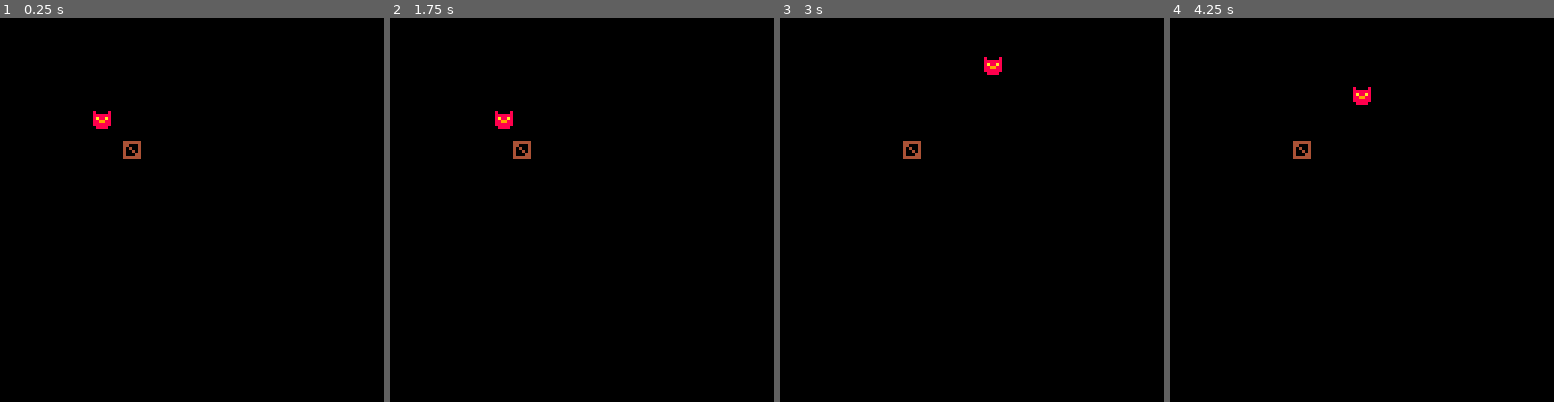
Above: before the commit, frames 1-4 (left to right).
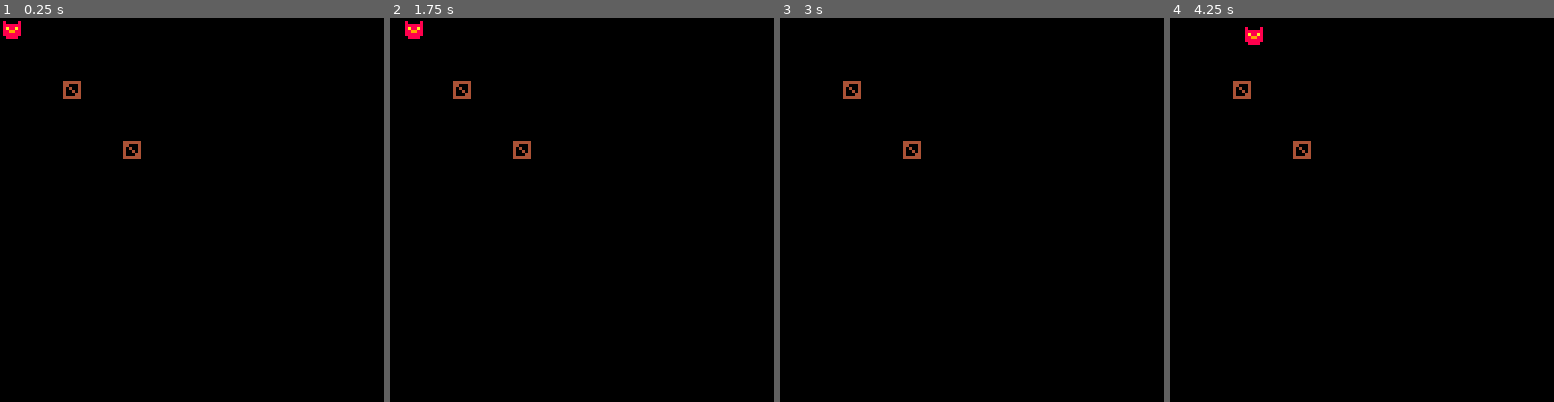
Above: after the commit, the same moments.

Repository: MinhQuan0402/Pico8_A2
Game: PICO-8 cartridge dylan_work.p8
Same seed, same stepped clock (60 frames per second), same inputs: the game is played once before the commit and once after it.
Inputs:
- Up to frame 1 (0.25 s): no input
- Up to frame 2 (1.75 s): hold Right from 1.6 s (still down)
- Up to frame 3 (3 s): release Right at 2.1 s; hold Up 2.15-2.42 s; hold Right from 2.47 s (still down)
- Up to frame 4 (4.25 s): release Right at 3.03 s; hold Left 3.08-3.58 s; hold Down 3.63-3.97 s; hold Right from 4.02 s (still down)

The runs differ from the first frame. In frame 1, 0.5% of the frame differs, in the area x 0-29%, y 0-29%; in frame 2, 0.5%; in frame 3, 0.3%; in frame 4, 0.5%.

Commit message:
Add files via upload

Diff:
--- a/dylan_work.p8
+++ b/dylan_work.p8
@@ -2,16 +2,17 @@
 version 42
 __lua__
 player = {
-  x = 30,
-  y = 30,
+  x = 0,
+  y = 0,
   fdirx = 0,
   fdiry = 0,
   width = 0,
   height = 0,
-  offsetx = 1,
-  offsety = 0
+  offsetx = 0,
+  offsety = 0,
+  isfacingright = true
 }
-player._index = player
+player.__index = player
 
 function player:new (x , y, width, height, offsetx, offsety)
   local instance = setmetatable({}, self)
@@ -23,45 +24,51 @@
   instance.offsety = offsety
   instance.fdirx = 0
   instance.fdiry = 0
+  instance.isfacingright = true
   return instance
 end
 
-function player:reset_dir ()
+function player:movement ()
   self.fdirx = 0
   self.fdiry = 0
-end
-
-function player:movement ()
   if btn(➡️) then
-  	self.fdirx = 1
+    self.fdirx = 1
   end
   if btn(⬅️) then
-  	self.fdirx = -1
+    self.fdirx = -1
   end
 
   if btn(⬆️) then
-  	self.fdiry = -1
+    self.fdiry = -1
   end
   if btn(⬇️) then
-  	self.fdiry = 1
+    self.fdiry = 1
   end
+
+  if self.fdirx == 1 then
+    self.isfacingright = true
+  end
+  if self.fdirx == -1 then
+    self.isfacingright = false
+  end
+
   self.x += self.fdirx * 1
   self.y += self.fdiry * 1
 end
 
-function player:_draw()
-  spr(1, self.x, self.y)
+function player:render()
+  spr(1, self.x, self.y, 1, 1, self.isfacingright)
 end
 
 function _init()
 	 p = player:new(63, 63, 7, 6, 1, 0)
   objs = {}
   make_obj(40,40,6,6,0,false,1,0,0)
+  make_obj(20,20,6,6,0,true,2,0,0)
 end
 
 function _update()
   --print_player_attributes()
-  player:reset_dir()
   update_objs()
   player:movement()
   check_obj_collision()
@@ -70,7 +77,7 @@
 function _draw()
   cls()
   render_objs()
-  player:_draw()
+  player:render()
 end
 
 function make_obj (x, y, width, height, spriteid, interactive, id, offsetx, offsety) --dylan
@@ -97,21 +104,46 @@
 
 function update_objs () --dylan
   for obj in all(objs) do
-    print(obj.x)
-    print(obj.y)
-    print(obj.width)
-    print(obj.height)
-    print(obj.offsetx)
-    print(obj.offsety)
+    --do something
   end
 end
 
+
 function check_obj_collision() --dylan
   for obj in all(objs) do
-    --if player is colliding to left or right of obj then
-    if (((player.x+player.offsetx+player.width*0.5) >= (obj.x+obj.offsetx-obj.width*0.5)) and ((player.x+player.offsetx+player.width*0.5) <= (obj.x+obj.offsetx+obj.width*0.5))) or (((player.x+player.offsetx-player.width*0.5) >= (obj.x+obj.offsetx-obj.width*0.5)) and ((player.x+player.offsetx-player.width*0.5) <= (obj.x+obj.offsetx+obj.width*0.5))) and (((player.y+player.offsety+player.height*0.5) >= (obj.y+obj.offsety-obj.height*0.5)) and ((player.y+player.offsety+player.height*0.5) <= (obj.y+obj.offsety+obj.height*0.5))) or (((player.y+player.offsety-player.height*0.5) >= (obj.y+obj.offsety-obj.height*0.5)) and ((player.y+player.offsety-player.height*0.5) <= (obj.y+obj.offsety+obj.height*0.5))) then
-      player.x += (player.x+player.offsetx+player.width*0.5-obj.x+obj.offsetx-obj.width*0.5) * -player.fdirx
-      player.y += player.y+player.offsety+player.height*0.5-obj.y+obj.offsety-obj.height*0.5 * -player.fdiry
+    if (((player.x+player.offsetx+player.width*0.5) >= (obj.x+obj.offsetx-obj.width*0.5)) and ((player.x+player.offsetx+player.width*0.5) <= (obj.x+obj.offsetx+obj.width*0.5)) or ((player.x+player.offsetx-player.width*0.5) >= (obj.x+obj.offsetx-obj.width*0.5)) and ((player.x+player.offsetx-player.width*0.5) <= (obj.x+obj.offsetx+obj.width*0.5))) and (((player.y+player.offsety+player.height*0.5) >= (obj.y+obj.offsety-obj.height*0.5)) and ((player.y+player.offsety+player.height*0.5) <= (obj.y+obj.offsety+obj.height*0.5)) or ((player.y+player.offsety-player.height*0.5) >= (obj.y+obj.offsety-obj.height*0.5)) and ((player.y+player.offsety-player.height*0.5) <= (obj.y+obj.offsety+obj.height*0.5))) then
+      if obj.interactive == false then
+        if player.fdirx != 0 then
+          player.x -= ((player.width * 0.5 + obj.width * 0.5) - abs(player.x - obj.x)) * player.fdirx
+        end
+        if player.fdiry != 0 then
+          player.y -= ((player.height * 0.5 + obj.height * 0.5) - abs(player.y - obj.y)) * player.fdiry
+        end
+      end
+      if obj.interactive == true then
+        if player.fdirx != 0 then
+          obj.x += ((player.width * 0.5 + obj.width * 0.5) - abs(player.x - obj.x)) * player.fdirx
+        end
+        if player.fdiry != 0 then
+          obj.y += ((player.height * 0.5 + obj.height * 0.5) - abs(player.y - obj.y)) * player.fdiry
+        end
+        for obj2 in all (objs) do
+          if obj2.id != obj.id then
+            if (((obj2.x+obj2.offsetx+obj2.width*0.5) >= (obj.x+obj.offsetx-obj.width*0.5)) and ((obj2.x+obj2.offsetx+obj2.width*0.5) <= (obj.x+obj.offsetx+obj.width*0.5)) or ((obj2.x+obj2.offsetx-obj2.width*0.5) >= (obj.x+obj.offsetx-obj.width*0.5)) and ((obj2.x+obj2.offsetx-obj2.width*0.5) <= (obj.x+obj.offsetx+obj.width*0.5))) and (((obj2.y+obj2.offsety+obj2.height*0.5) >= (obj.y+obj.offsety-obj.height*0.5)) and ((obj2.y+obj2.offsety+obj2.height*0.5) <= (obj.y+obj.offsety+obj.height*0.5)) or ((obj2.y+obj2.offsety-obj2.height*0.5) >= (obj.y+obj.offsety-obj.height*0.5)) and ((obj2.y+obj2.offsety-obj2.height*0.5) <= (obj.y+obj.offsety+obj.height*0.5))) then
+              if player.fdirx != 0 then
+                local distancex = ((obj.width * 0.5 + obj2.width * 0.5) - abs(obj2.x - obj.x)) * player.fdirx
+                obj.x -= distancex
+                player.x -= distancex
+              end
+              if player.fdiry != 0 then
+                local distancey = ((obj.height * 0.5 + obj2.height * 0.5) - abs(obj2.y - obj.y)) * player.fdiry
+                obj.y -= distancey
+                player.y -= distancey
+              end
+            end
+          end
+        end
+      end
     end
   end
 end
